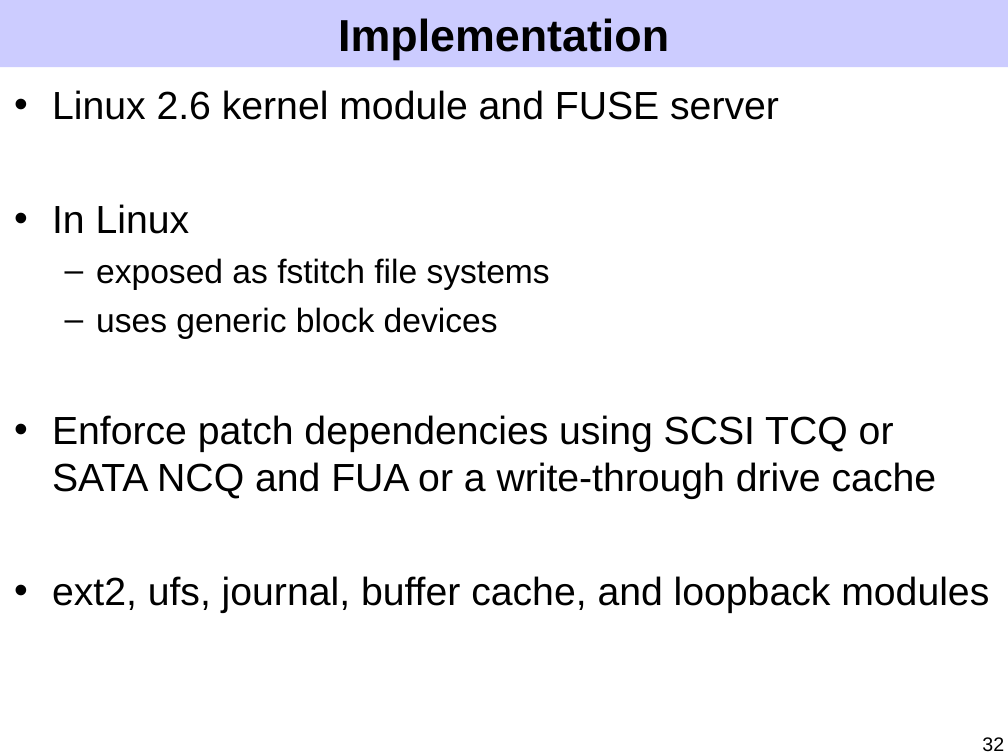
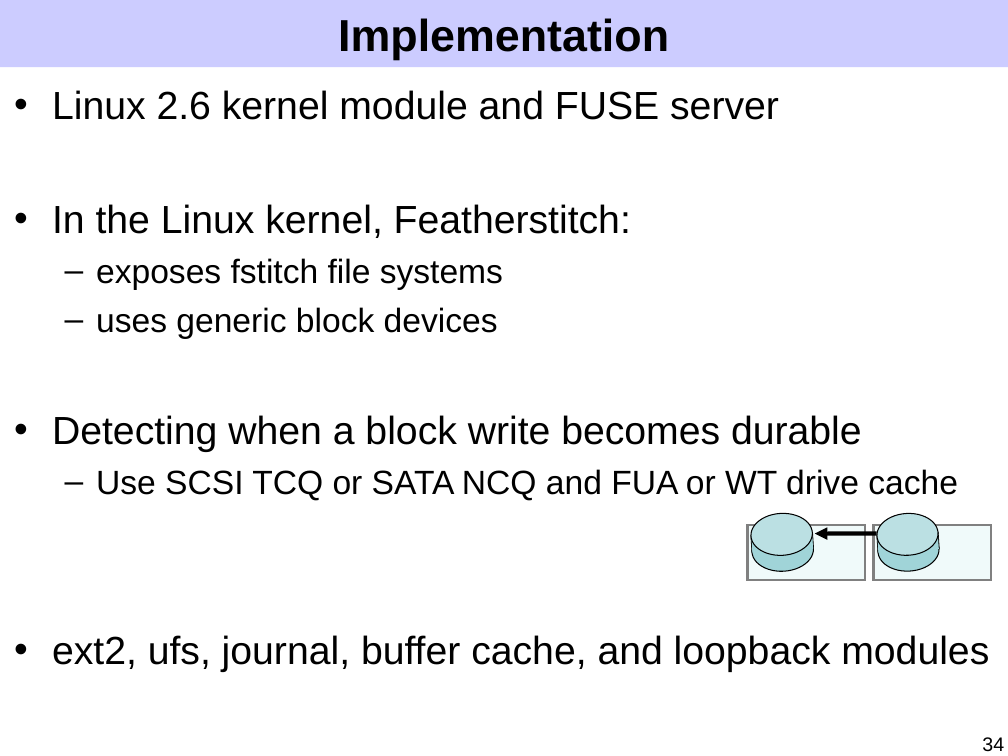
Before and after one commit to ucla-readable/fstitch-doc, a slide deck: slide 34 of sosp/pres.ppt (slide 32 before the commit). Drawn at 1008x756 pixels with LibreOffice and Linux fonts; fonts in the diff are those of the drawing. Boxes give left, top, right and bottom in pixels: in the first picture for what was removed or moved away, otherwise in the second. Text is boxed around its words. In the diff, an @@ line names an element or a change of style, - is before the commit and + after.

```diff
--- a/sosp/pres.ppt
+++ b/sosp/pres.ppt
@@ text at <box>52,204,631,290</box>: text changed; size 24 to 28 pt @@
-• In Linux
-  – exposed as fstitch file systems
+• In the Linux kernel, Featherstitch:
+  – exposes fstitch file systems
@@ text at <box>52,415,958,501</box>: text changed; size 28 to 24 pt @@
-• Enforce patch dependencies using SCSI TCQ or SATA NCQ and FUA or a write-through drive cache
+• Detecting when a block write becomes durable
+  – Use SCSI TCQ or SATA NCQ and FUA or WT drive cache
@@ rectangle added at <box>748,525,866,580</box>, fill #F0FAFA, outline #808080 1.5 pt @@
@@ group added at <box>750,511,815,573</box>: 2 rectangles, 2 ellipses @@
@@ arrow added from (877, 533) to (814, 533), #000000 3 pt @@
@@ rectangle added at <box>874,525,992,580</box>, fill #F0FAFA, outline #808080 1.5 pt @@
@@ group added at <box>876,511,941,572</box>: 2 rectangles, 2 ellipses @@
@@ page number at <box>982,737,1004,752</box>: text changed @@
-32
+34
```
Also in this commit, not shown: 12 other slides changed, 2 slides added.
